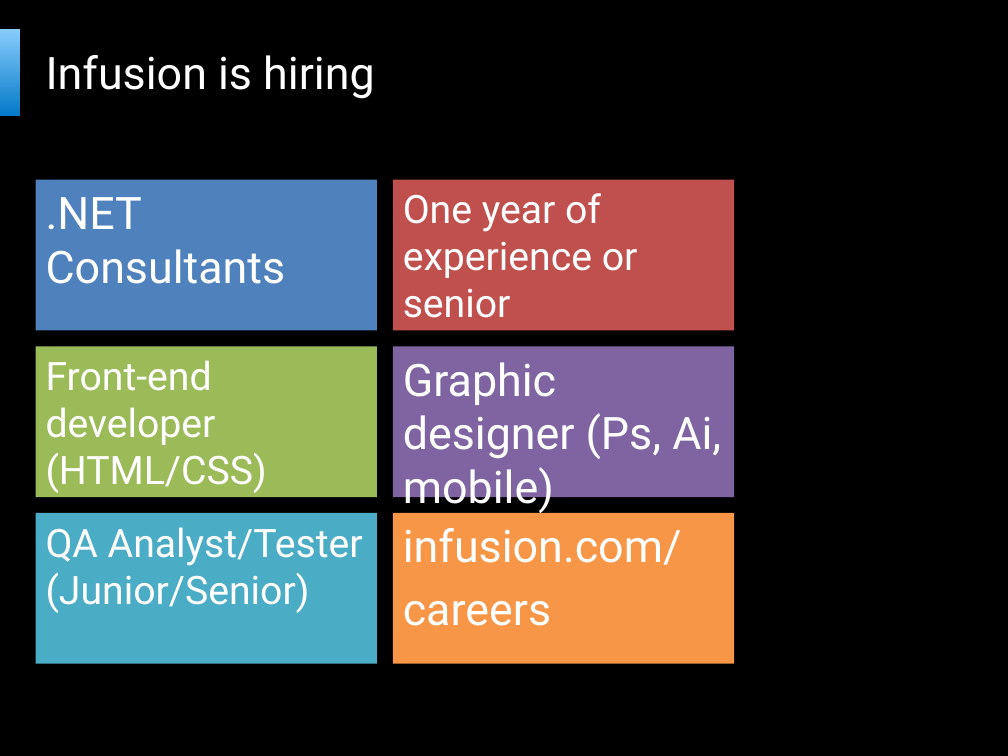
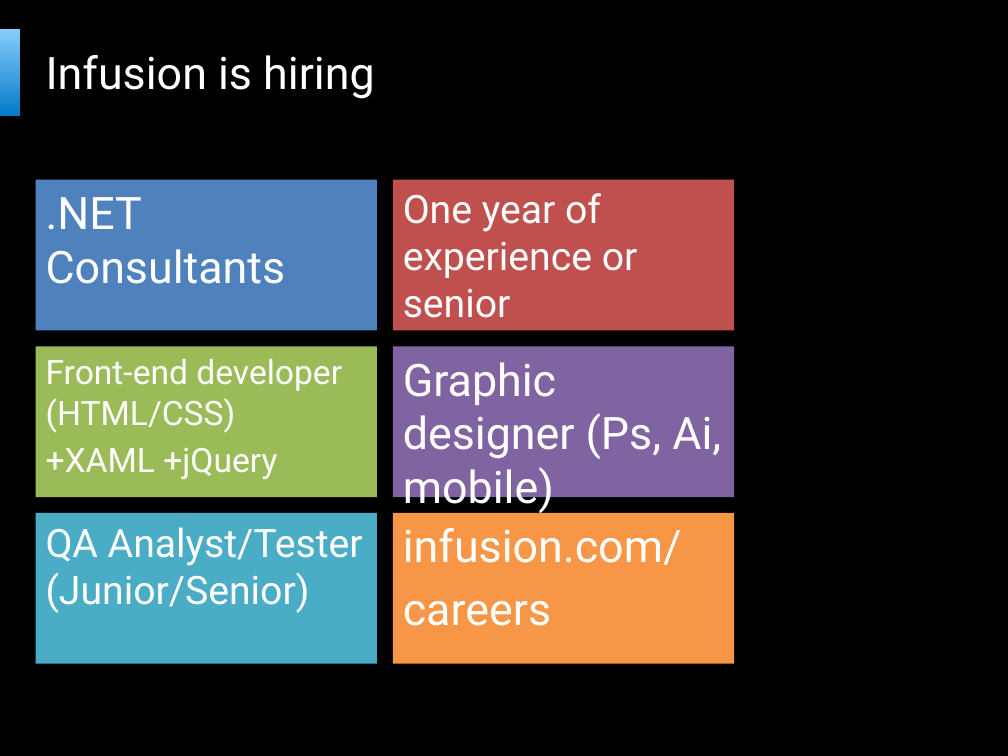
Before and after one commit to bartekwasielak/Presentation, a slide deck: slide 3 of Programming Made Easy.pptx. Drawn at 1008x756 pixels with LibreOffice and Linux fonts; fonts in the diff are those of the drawing; background and template pictures are left out. Boxes give left, top, right and bottom in pixels: in the first picture for what was removed or moved away, otherwise in the second. Text is boxed around its words. In the diff, an @@ line names an element or a change of style, - is before the commit and + after.

Commit message:
Added front-end dev desc from Kira

```diff
--- a/Programming Made Easy.pptx
+++ b/Programming Made Easy.pptx
@@ text at box(46, 359, 342, 433): size 28 to 24 pt in "Front-end developer (HTML/CSS)" @@
@@ text at box(46, 448, 277, 479): paragraph added @@
++XAML +jQuery
```
